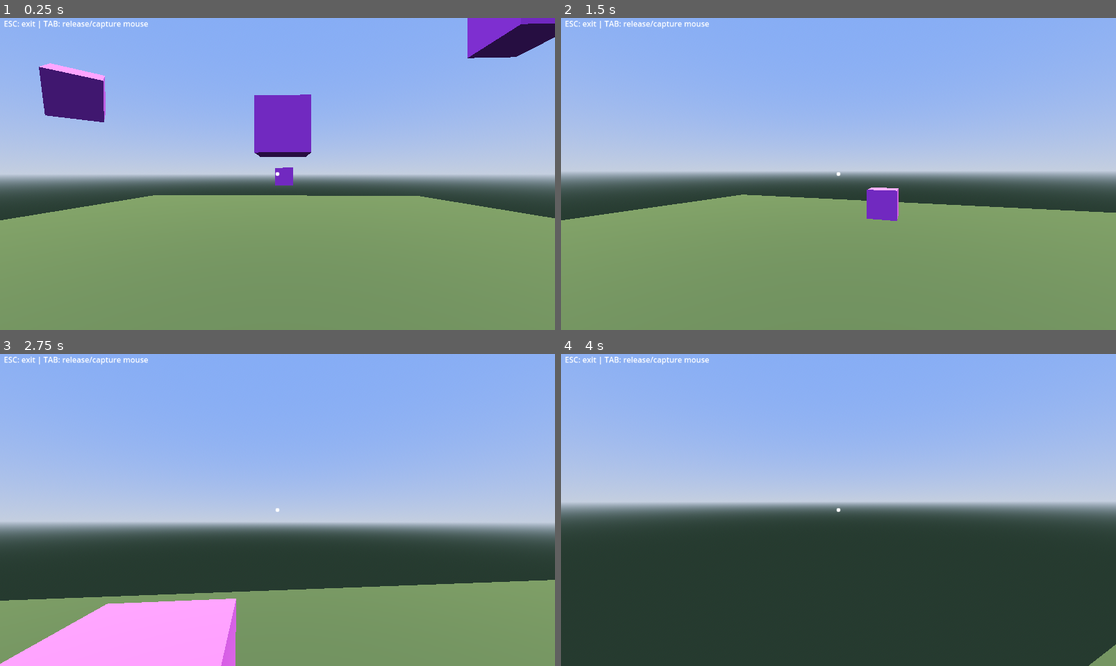
Above: before the commit, frames 1-4 (two rows, left to right).
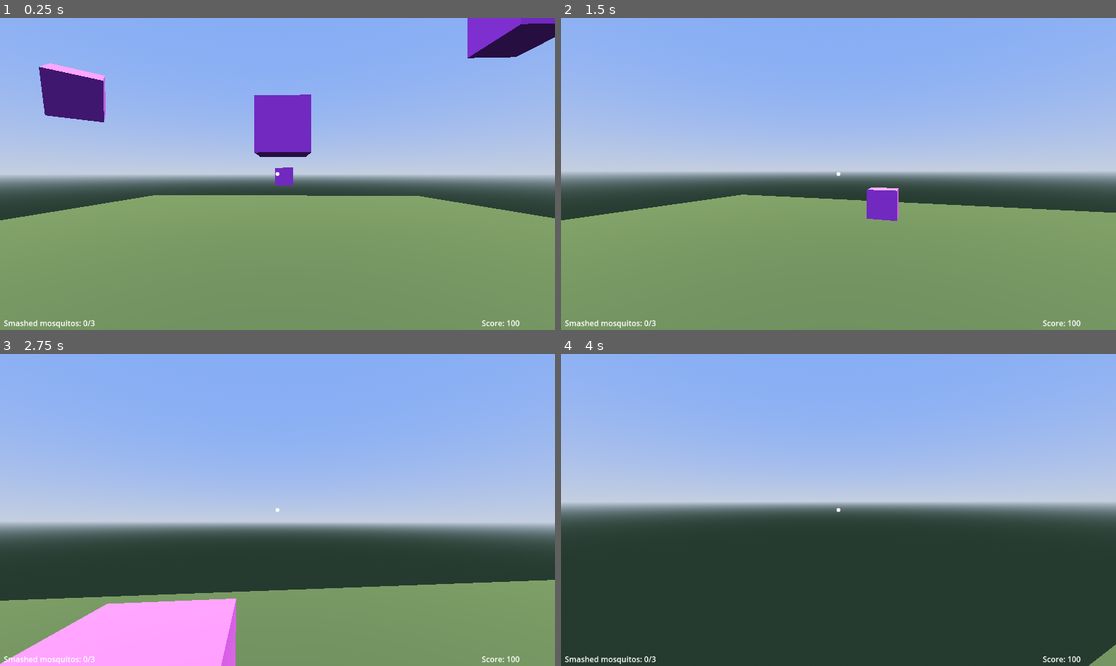
Above: after the commit, the same moments.

Repository: aaroca/thehunt-godot
Game: Godot game, scene res://scenes/main.tscn
The game is run twice, just before and just after one commit, with the same random seed, the same clock (stepped at 60 frames per second) and the same inputs.
Inputs (mouse positions are in pixels of both pictures, inside the frame that each line leads up to):
- Up to frame 1 (0.25 s): no input
- Up to frame 2 (1.5 s): tap Enter (ui_accept) at 0.5, 0.77, 0.8, 1.07, 1.35 s; move the mouse to (866, 174) at 0.52 s; press the mouse at (866, 174) at 0.53 s; hold Up (ui_up) from 0.53 s (still down); move the mouse to (810, 174) at 1.27 s; release the mouse at (810, 174) at 1.28 s
- Up to frame 3 (2.75 s): keep holding Up (ui_up); tap Enter (ui_accept) at 1.52, 1.82, 2.3 s; click (249, 510) at 1.55 s; move the mouse to (288, 503) at 2.02 s; press the mouse at (288, 503) at 2.03 s
- Up to frame 4 (4 s): keep holding Up (ui_up); move the mouse to (832, 516) at 2.77 s; release the mouse at (832, 516) at 2.78 s; click (832, 516) at 2.85 s; tap Enter (ui_accept) at 3.02, 3.32, 3.5, 3.6, 3.77 s; move the mouse to (877, 513) at 3.52 s

The runs differ from the first frame. In frame 1, 0.5% of the frame differs, in the area x 0-94%, y 0-100%; in frame 2, 0.5%; in frame 3, 0.4%; in frame 4, 0.5%.
Error before the commit: Invalid call. Nonexistent function 'selectMesh' in base 'StaticBody3D'. (res://scripts/camera.gd:23)
Error after the commit: Invalid call. Nonexistent function 'selectMesh' in base 'StaticBody3D'. (res://scripts/camera.gd:25)

Commit message:
Game over behaviour

Diff:
--- a/prefabs/player.tscn
+++ b/prefabs/player.tscn
@@ -43,6 +43,7 @@
 stretch_mode = 3
 
 [node name="debug" type="Label" parent="playerCollision/playerShape/mainCamera"]
+visible = false
 anchors_preset = 12
 anchor_top = 1.0
 anchor_right = 1.0
@@ -55,6 +56,7 @@
 vertical_alignment = 1
 
 [node name="info" type="Label" parent="playerCollision/playerShape/mainCamera"]
+visible = false
 anchors_preset = 10
 anchor_right = 1.0
 offset_left = 8.0
@@ -70,6 +72,28 @@
 debug_shape_custom_color = Color(0, 0.701961, 0, 1)
 debug_shape_thickness = 5
 
+[node name="mosquitos" type="Label" parent="playerCollision/playerShape/mainCamera"]
+anchors_preset = 2
+anchor_top = 1.0
+anchor_bottom = 1.0
+offset_left = 8.0
+offset_top = -26.0
+offset_right = 169.0
+grow_vertical = 0
+text = "Smashed mosquitos:"
+
+[node name="score" type="Label" parent="playerCollision/playerShape/mainCamera"]
+anchors_preset = 3
+anchor_left = 1.0
+anchor_top = 1.0
+anchor_right = 1.0
+anchor_bottom = 1.0
+offset_left = -152.0
+offset_top = -26.0
+grow_horizontal = 0
+grow_vertical = 0
+text = "Score:"
+
 [node name="debugTimeout" type="Timer" parent="."]
 wait_time = 2.0
 autostart = true
--- a/scenes/main.tscn
+++ b/scenes/main.tscn
@@ -85,4 +85,7 @@
 transform = Transform3D(0.64679, 0.346244, -0.679542, 0, 0.891007, 0.453991, 0.762668, -0.293636, 0.576294, 0.69581, 3.99485, 5.04719)
 
 [connection signal="debug" from="." to="player" method="_on_debug"]
+[connection signal="missed_mosquito" from="." to="player" method="update_missed_mosquitos"]
+[connection signal="smashed_mosquito" from="." to="player" method="update_smashed_mosquitos"]
+[connection signal="gameover" from="player" to="." method="_set_gameover"]
 [connection signal="smash" from="player" to="." method="smash"]
--- a/scripts/camera.gd
+++ b/scripts/camera.gd
@@ -3,13 +3,15 @@
 @export var mouse_sens:float = 0.3
 var camera_anglev:float = 0
 var selectedObject
+var game_ended = false
 
 func _input(event):
-	if event is InputEventMouseMotion:
-		var changev=-event.relative.y*mouse_sens
-		if camera_anglev+changev>-50 and camera_anglev+changev<50:
-			camera_anglev+=changev
-			rotate_x(deg_to_rad(changev))
+	if not self.game_ended:
+		if event is InputEventMouseMotion:
+			var changev=-event.relative.y*mouse_sens
+			if camera_anglev+changev>-50 and camera_anglev+changev<50:
+				camera_anglev+=changev
+				rotate_x(deg_to_rad(changev))
 
 func _physics_process(delta):
 	if $raycast.is_colliding():
--- a/scripts/main.gd
+++ b/scripts/main.gd
@@ -4,8 +4,11 @@
 var currentMosquito
 var obstacles
 var randomGenerator = RandomNumberGenerator.new()
+var game_ended = false
 
 signal debug(message:String)
+signal smashed_mosquito
+signal missed_mosquito
 
 func _ready():
 	Input.mouse_mode = Input.MOUSE_MODE_CAPTURED
@@ -27,23 +30,29 @@
 		self._next_mosquito()
 
 func _next_mosquito():
-	if self.currentMosquito and self.currentMosquito.isPlaying():
-		self.currentMosquito.stop()
+	if not self.game_ended:
+		if self.currentMosquito and self.currentMosquito.isPlaying():
+			self.currentMosquito.stop()
 
-	var mosquitoUpdated = false
-	while not mosquitoUpdated:
-		var newMosquito = self.obstacles[self.randomGenerator.randi_range(0, self.obstacles.size() - 1)]
+		var mosquitoUpdated = false
+		while not mosquitoUpdated:
+			var newMosquito = self.obstacles[self.randomGenerator.randi_range(0, self.obstacles.size() - 1)]
 
-		if newMosquito != self.currentMosquito:
-			self.currentMosquito = newMosquito
-			mosquitoUpdated = true
+			if newMosquito != self.currentMosquito:
+				self.currentMosquito = newMosquito
+				mosquitoUpdated = true
 
-	if self.currentMosquito and not self.currentMosquito.isPlaying():
-		self.currentMosquito.play()
+		if self.currentMosquito and not self.currentMosquito.isPlaying():
+			self.currentMosquito.play()
 
 func smash(target):
 	if target == self.currentMosquito:
-		print("smashed")
+		emit_signal("smashed_mosquito")
 		self._next_mosquito()
 	else:
-		print("miss")
+		emit_signal("missed_mosquito")
+
+func _set_gameover():
+	self.game_ended = true
+	if self.currentMosquito and self.currentMosquito.isPlaying():
+			self.currentMosquito.stop()
--- a/scripts/player.gd
+++ b/scripts/player.gd
@@ -6,43 +6,55 @@
 
 @export var mouse_sens:float = 0.3
 var camera_anglev:float = 0
+var current_smashed = 0
+var total_mosquitos = 3
+var current_score = 100
+var score_miss = 5
+var game_ended = false
 
 # Get the gravity from the project settings to be synced with RigidBody nodes.
 var gravity = ProjectSettings.get_setting("physics/3d/default_gravity")
 
 signal smash(target)
+signal gameover
+
+func _ready():
+	$playerCollision/playerShape/mainCamera/mosquitos.text = "Smashed mosquitos: " + str(self.current_smashed) + "/" + str(self.total_mosquitos)
+	$playerCollision/playerShape/mainCamera/score.text = "Score: " + str(self.current_score)
 
 func _physics_process(delta):
-	# Add the gravity.
-	if not is_on_floor():
-		velocity.y -= gravity * delta
+	if not self.game_ended:
+		# Add the gravity.
+		if not is_on_floor():
+			velocity.y -= gravity * delta
 
-	# Handle Jump.
-	if Input.is_action_just_pressed("ui_accept") and is_on_floor():
-		velocity.y = JUMP_VELOCITY
+		# Handle Jump.
+		if Input.is_action_just_pressed("ui_accept") and is_on_floor():
+			velocity.y = JUMP_VELOCITY
 
-	# Get the input direction and handle the movement/deceleration.
-	# As good practice, you should replace UI actions with custom gameplay actions.
-	var input_dir = Input.get_vector("ui_left", "ui_right", "ui_up", "ui_down")
-	var direction = (transform.basis * Vector3(input_dir.x, 0, input_dir.y)).normalized()
-	if direction:
-		velocity.x = direction.x * SPEED
-		velocity.z = direction.z * SPEED
-	else:
-		velocity.x = move_toward(velocity.x, 0, SPEED)
-		velocity.z = move_toward(velocity.z, 0, SPEED)
+		# Get the input direction and handle the movement/deceleration.
+		# As good practice, you should replace UI actions with custom gameplay actions.
+		var input_dir = Input.get_vector("ui_left", "ui_right", "ui_up", "ui_down")
+		var direction = (transform.basis * Vector3(input_dir.x, 0, input_dir.y)).normalized()
+		if direction:
+			velocity.x = direction.x * SPEED
+			velocity.z = direction.z * SPEED
+		else:
+			velocity.x = move_toward(velocity.x, 0, SPEED)
+			velocity.z = move_toward(velocity.z, 0, SPEED)
 
-	move_and_slide()
+		move_and_slide()
 
 func _input(event):
-	if event is InputEventMouseMotion:
-		var changev=-event.relative.x*mouse_sens
-		camera_anglev+=changev
-		rotate_y(deg_to_rad(changev))
-	elif event is InputEventMouseButton and event.is_action_pressed("smash"):
-		var selectedObject = $playerCollision/playerShape/mainCamera.selectedObject;
-		if selectedObject:
-			emit_signal("smash", selectedObject)
+	if not self.game_ended:
+		if event is InputEventMouseMotion:
+			var changev=-event.relative.x*mouse_sens
+			camera_anglev+=changev
+			rotate_y(deg_to_rad(changev))
+		elif event is InputEventMouseButton and event.is_action_pressed("smash"):
+			var selectedObject = $playerCollision/playerShape/mainCamera.selectedObject;
+			if selectedObject:
+				emit_signal("smash", selectedObject)
 
 
 func _on_debug(message):
@@ -53,3 +65,24 @@
 
 	if debug.text != "":
 		debug.text = ""
+
+func update_smashed_mosquitos():
+	if not self.game_ended:
+		self.current_smashed += 1
+		$playerCollision/playerShape/mainCamera/mosquitos.text = "Smashed mosquitos: " + str(self.current_smashed) + "/" + str(self.total_mosquitos)
+
+		if self.current_smashed == self.total_mosquitos:
+			self._set_gameover()
+
+func update_missed_mosquitos():
+	if not self.game_ended:
+		self.current_score -= self.score_miss
+		$playerCollision/playerShape/mainCamera/score.text = "Score: " + str(self.current_score)
+
+		if self.current_score == 0:
+			self._set_gameover()
+
+func _set_gameover():
+	self.game_ended = true
+	$playerCollision/playerShape/mainCamera.game_ended = true
+	emit_signal("gameover")
